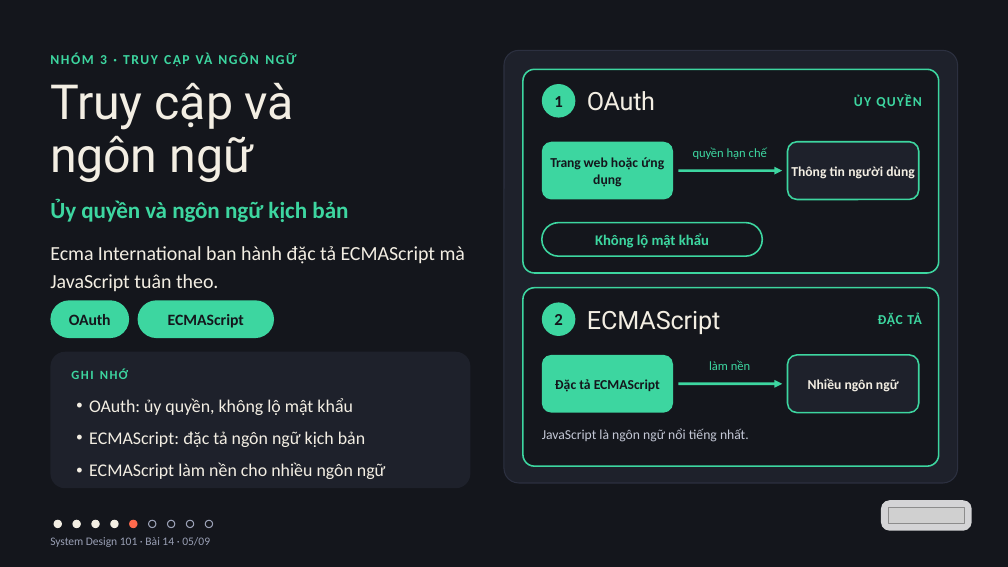
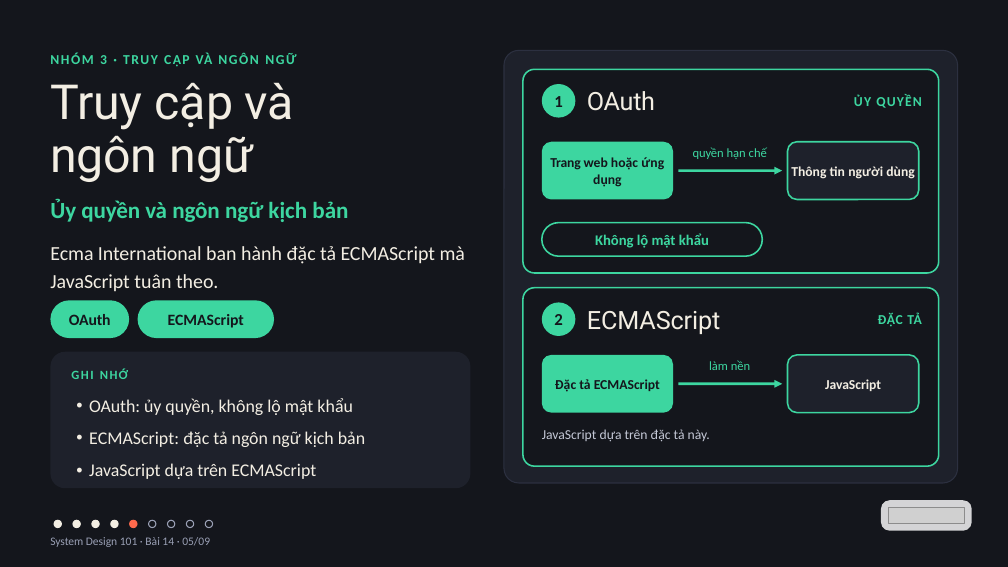
Before and after one commit to vohoailinh90/tool-marketing-studio, a slide deck: slide 5 of system-design-101/vi/lessons/sd-10-014/slides/sd-10-014.pptx. Drawn at 1008x567 pixels with LibreOffice and Linux fonts; fonts in the diff are those of the drawing; grey boxes stand for pictures. Boxes give left, top, right and bottom in pixels: in the first picture for what was removed or moved away, otherwise in the second. Text is boxed around its words. In the diff, an @@ line names an element or a change of style, - is before the commit and + after.

```diff
--- a/system-design-101/vi/lessons/sd-10-014/slides/sd-10-014.pptx
+++ b/system-design-101/vi/lessons/sd-10-014/slides/sd-10-014.pptx
@@ text in rounded rectangle at (x1=825, y1=379, x2=881, y2=391): text changed @@
-Nhiều ngôn ngữ
+JavaScript
@@ text at (x1=542, y1=429, x2=710, y2=442): text changed @@
-JavaScript là ngôn ngữ nổi tiếng nhất.
+JavaScript dựa trên đặc tả này.
@@ text at (x1=89, y1=463, x2=316, y2=479): text changed @@
-• ECMAScript làm nền cho nhiều ngôn ngữ
+• JavaScript dựa trên ECMAScript
```
Also in this commit, not shown: 7 other slides changed, 4 other files.
